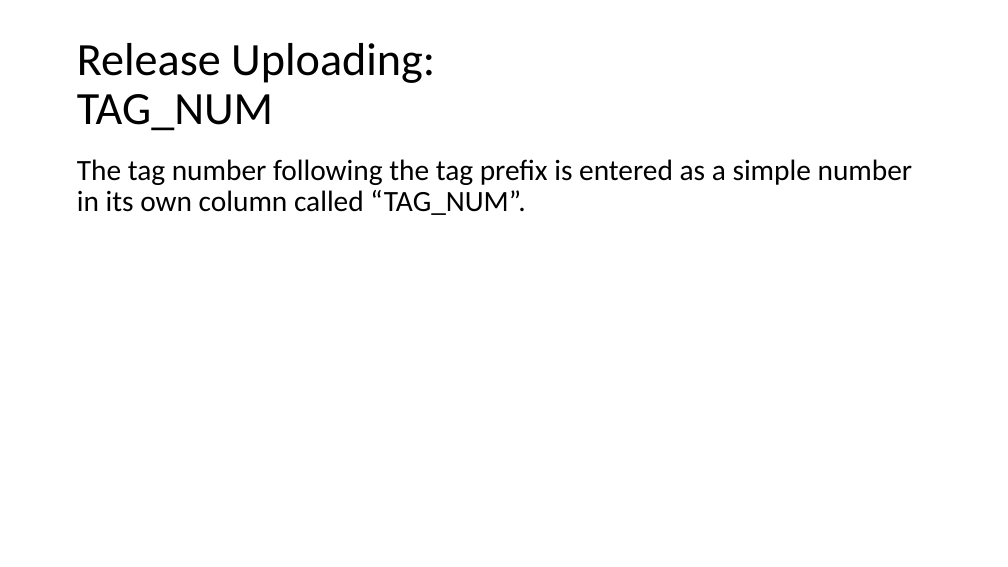
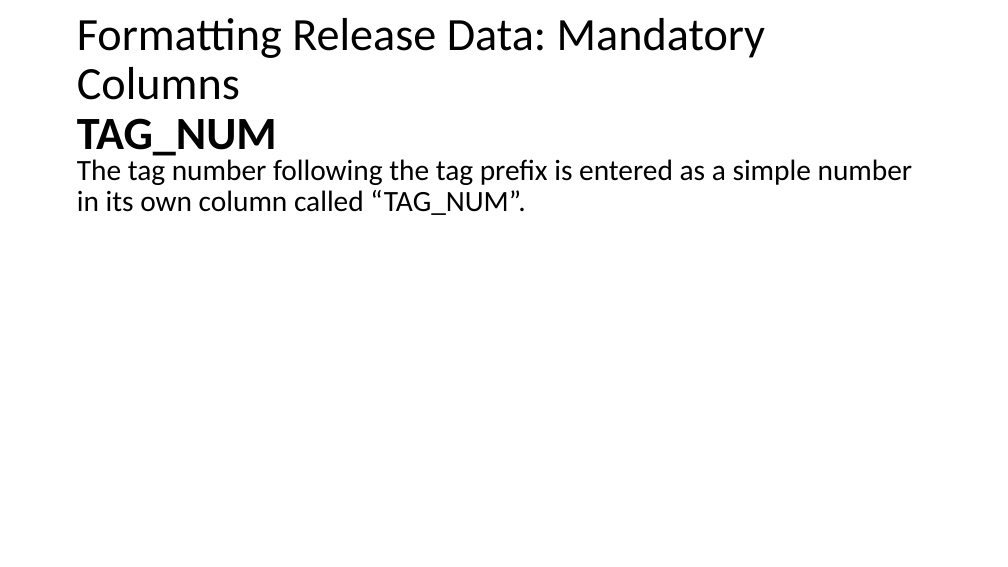
Before and after one commit to LobsterScience/LobTag2, a slide deck: slide 14 of data/user_guide.pptx (slide 12 before the commit). Drawn at 1008x567 pixels with LibreOffice and Linux fonts; fonts in the diff are those of the drawing. Boxes give left, top, right and bottom in pixels: in the first picture for what was removed or moved away, otherwise in the second. Text is boxed around its words. In the diff, an @@ line names an element or a change of style, - is before the commit and + after.

```diff
--- a/data/user_guide.pptx
+++ b/data/user_guide.pptx
@@ title at (77, 18, 765, 161): text changed @@
-Release Uploading:
-TAG_NUM
+Formatting Release Data: Mandatory Columns
+TAG_NUM
```
Also in this commit, not shown: 18 other slides changed, 3 slides added, 2 other files.
